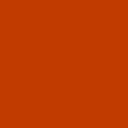
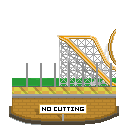
The second w=128, h=128 image is a revision of the first. Changes to its layers:
added layer "Layer 5" above "Layer 3" over [39, 104, 87, 121]
showed "Layer 3", painted on it over [12, 63, 116, 113]
added layer "Layer 8" (20%) above "Layer 4" over [35, 109, 80, 120]
renamed "Layer 1" to "Layer 4", showed it, moved it above "Layer 9 copy", painted on it over [9, 95, 119, 125]
added layer "Layer 9 copy" above "Layer 9" over [57, 29, 116, 92]
added layer "Layer 9" above "Layer 7" over [57, 29, 116, 92]
added layer "Layer 7" (10%) above "Layer 6" over [12, 78, 116, 86]
added layer "Layer 6" above "Background" over [12, 78, 116, 91]
hid "Background" over [0, 0, 128, 128]
